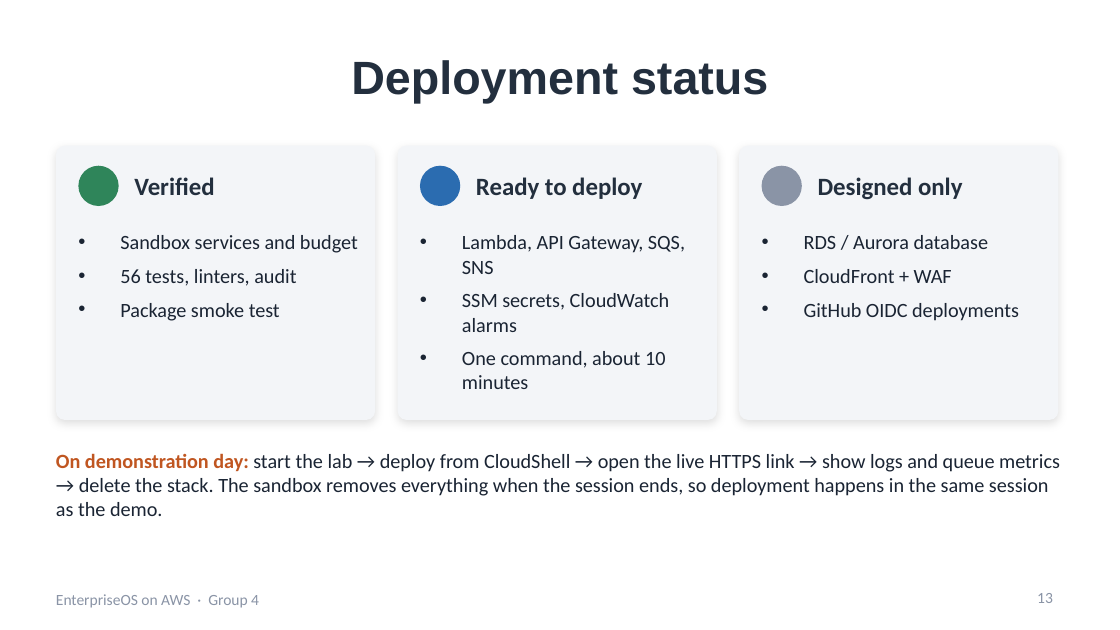
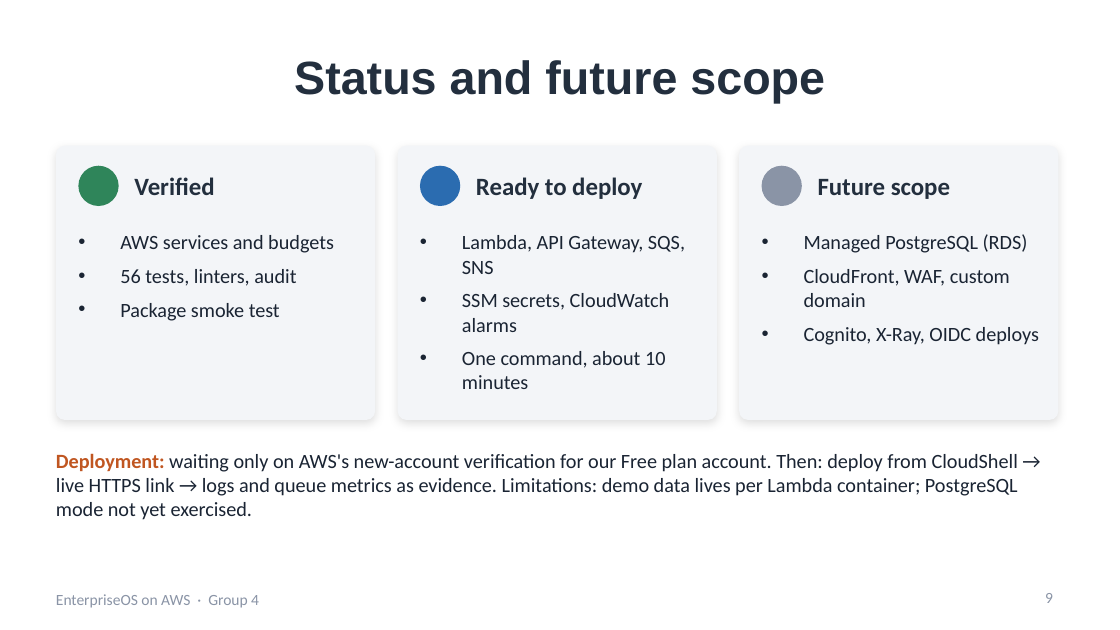
Before and after one commit to Ak7950/EnterpriseOS-AWS-Cloud, a slide deck: slide 9 of presentation/EnterpriseOS-AWS-Presentation.pptx (slide 13 before the commit). Drawn at 1120x630 pixels with LibreOffice and Linux fonts; fonts in the diff are those of the drawing. Boxes give left, top, right and bottom in pixels: in the first picture for what was removed or moved away, otherwise in the second. Text is boxed around its words. In the diff, an @@ line names an element or a change of style, - is before the commit and + after.

```diff
--- a/presentation/EnterpriseOS-AWS-Presentation.pptx
+++ b/presentation/EnterpriseOS-AWS-Presentation.pptx
@@ title at [294,60,825,103]: text changed @@
-Deployment status
+Status and future scope
@@ text at [818,179,950,199]: text changed @@
-Designed only
+Future scope
@@ text at [120,235,334,253]: text changed @@
-• Sandbox services and budget
+• AWS services and budgets
@@ text at [804,234,1039,345]: text changed @@
-• RDS / Aurora database
-• CloudFront + WAF
-• GitHub OIDC deployments
+• Managed PostgreSQL (RDS)
+• CloudFront, WAF, custom domain
+• Cognito, X-Ray, OIDC deploys
@@ text at [56,453,1018,520]: text changed @@
-On demonstration day: start the lab → deploy from CloudShell → open the live HTTPS link → show logs and queue metrics → delete the stack. The sandbox removes everything when the session ends, so deployment happens in the same session as the demo.
+Deployment: waiting only on AWS's new-account verification for our Free plan account. Then: deploy from CloudShell → live HTTPS link → logs and queue metrics as evidence. Limitations: demo data lives per Lambda container; PostgreSQL mode not yet exercised.
@@ page number at [1045,593,1053,603]: text changed @@
-13
+9
```
Also in this commit, not shown: 3 other slides changed, 1 slide added, 6 slides removed, 15 other files.
